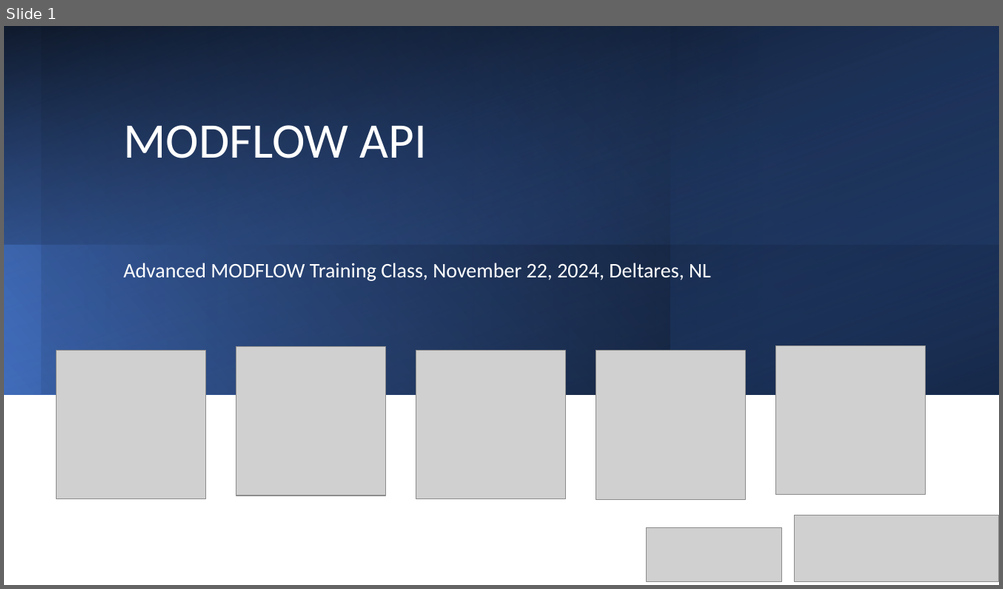
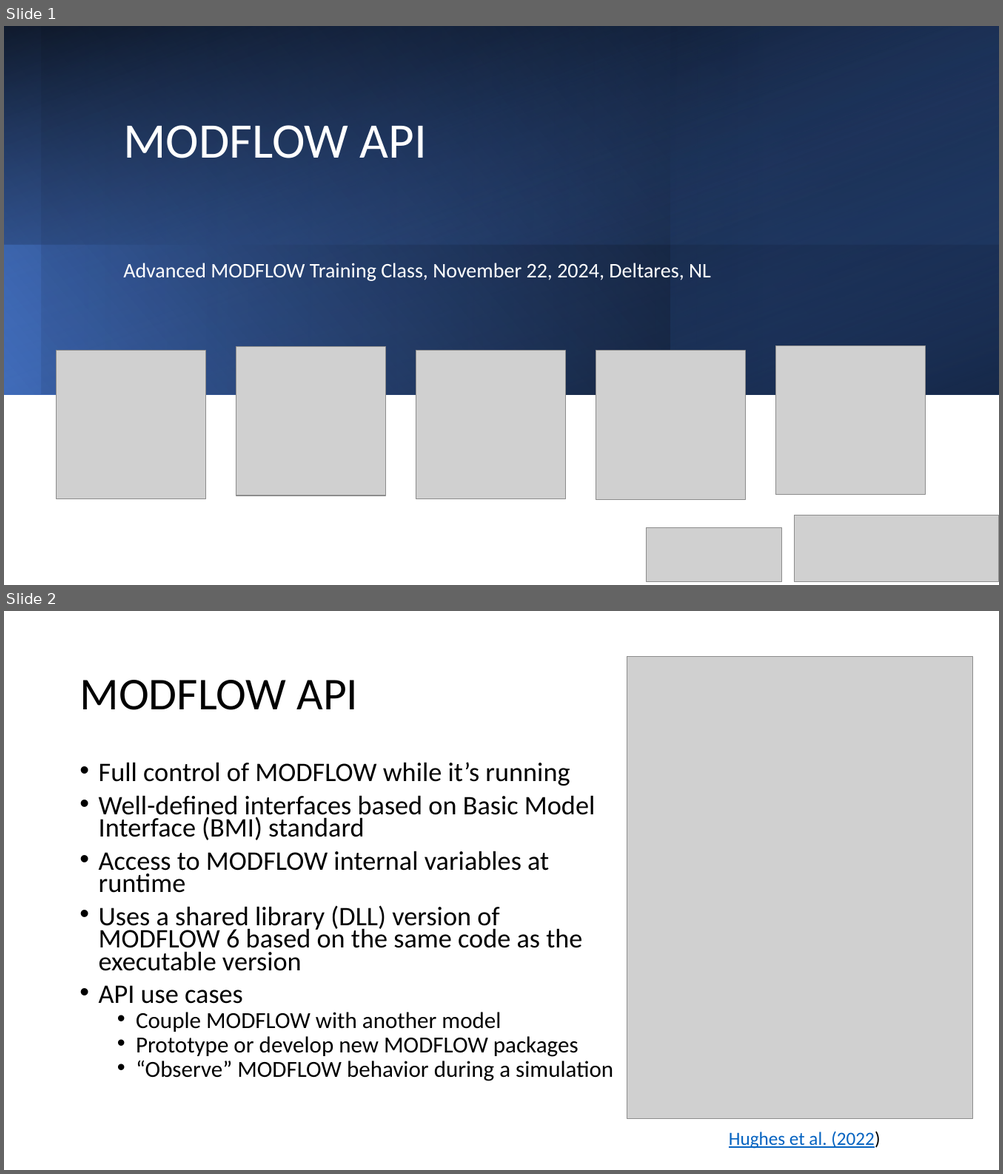
Before and after one commit to martclanor/modflow-dsd24, a slide deck: presentations/5-MODFLOW_API.pptx. Shown one above the other, each under a label of ours: slide 1 before the commit, slides 1 and 2 after it. The pictures are 1003x589 and 1003x1174 pixels, drawn with LibreOffice and Linux fonts; fonts in the diff are those of the drawing; grey boxes stand for pictures. Boxes give left, top, right and bottom in pixels: in the first picture for what was removed or moved away, otherwise in the second. Text is boxed around its words. In the diff, an @@ line names an element or a change of style, - is before the commit and + after.

```diff
--- a/presentations/5-MODFLOW_API.pptx
+++ b/presentations/5-MODFLOW_API.pptx
@@ slide 2 added at (4, 611, 999, 1170), background #FFFFFF @@
@@ picture added at (627, 657, 973, 1119) @@
@@ title added at (79, 680, 358, 710), 44 pt, text #000000 @@
+MODFLOW API
@@ text added at (99, 762, 613, 1082), 25.9 pt, text #000000 @@
+• Full control of MODFLOW while it’s running
+• Well-defined interfaces based on Basic Model Interface (BMI) standard
+• Access to MODFLOW internal variables at runtime
+• Uses a shared library (DLL) version of MODFLOW 6 based on the same code as the executable version
+• API use cases
+  • Couple MODFLOW with another model
+  • Prototype or develop new MODFLOW packages
+  • “Observe” MODFLOW behavior during a simulation
@@ text added at (728, 1131, 880, 1149), 18 pt, text #0563C1, underline @@
+Hughes et al. (2022)
```
Also in this commit, not shown: 1 other slide added, 1 slide removed, 1 other file.
